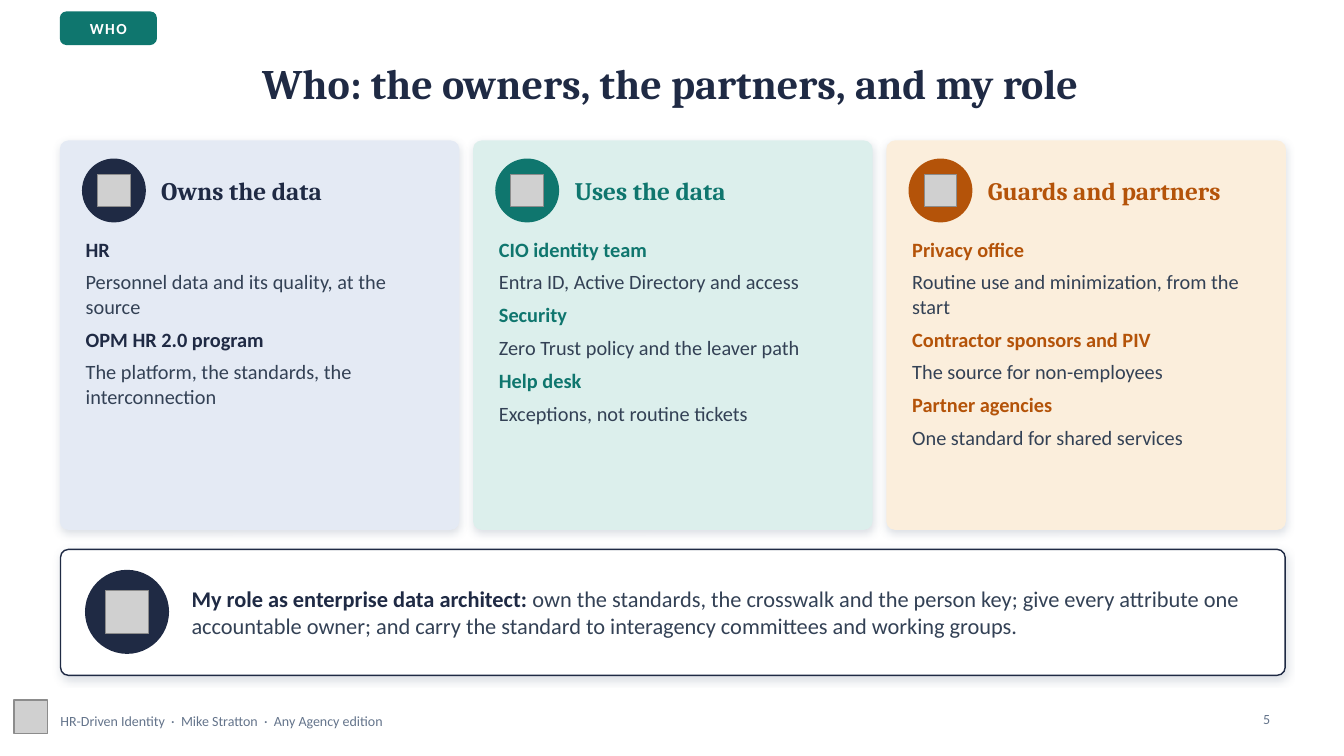
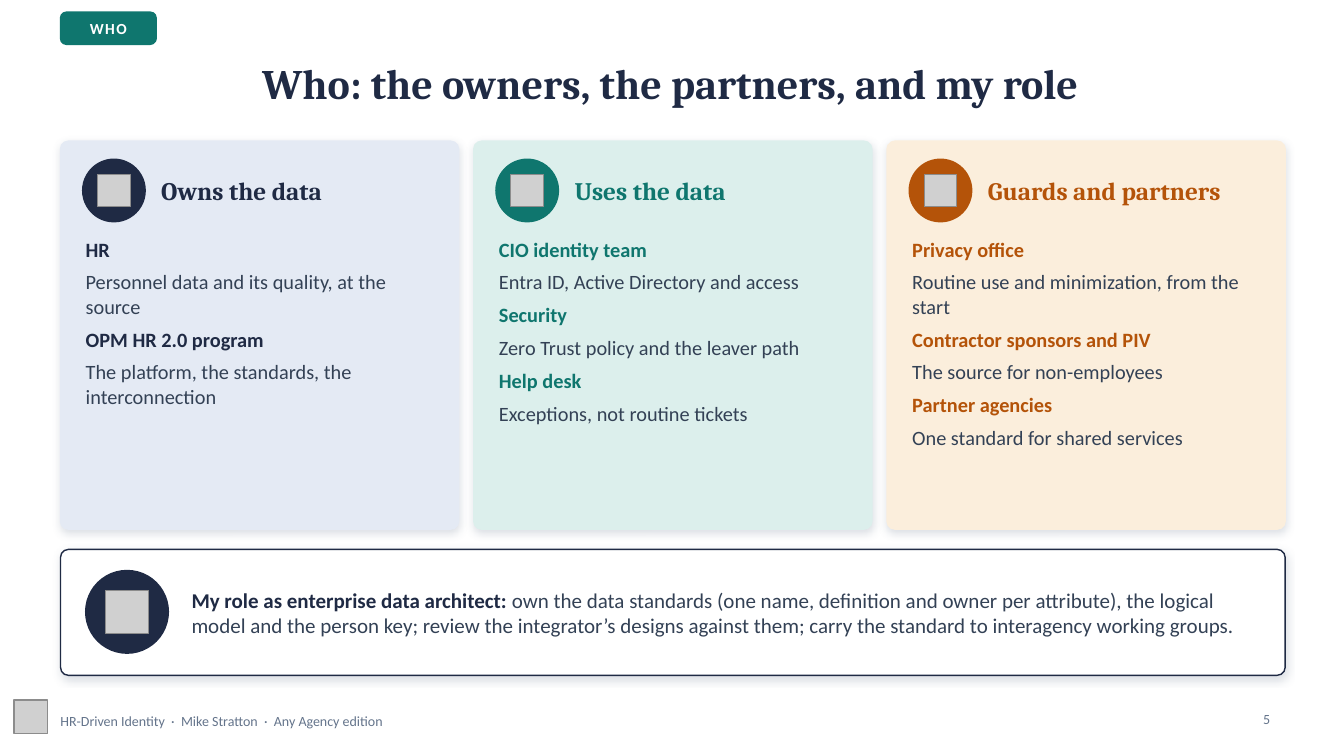
Before and after one commit to WhalerMike/modernization-workbook, a slide deck: slide 5 of presentations/hr-driven-identity-interview/HR_Driven_Identity_Exec_AnyAgency_Narrated.pptx. Drawn at 1344x756 pixels with LibreOffice and Linux fonts; fonts in the diff are those of the drawing; grey boxes stand for pictures; background and template pictures are left out. Boxes give left, top, right and bottom in pixels: in the first picture for what was removed or moved away, otherwise in the second. Text is boxed around its words. In the diff, an @@ line names an element or a change of style, - is before the commit and + after.

```diff
--- a/presentations/hr-driven-identity-interview/HR_Driven_Identity_Exec_AnyAgency_Narrated.pptx
+++ b/presentations/hr-driven-identity-interview/HR_Driven_Identity_Exec_AnyAgency_Narrated.pptx
@@ text at (192, 593, 1233, 637): text changed; size 16 to 15 pt @@
-My role as enterprise data architect: own the standards, the crosswalk and the person key; give every attribute one accountable owner; and carry the standard to interagency committees and working groups.
+My role as enterprise data architect: own the data standards (one name, definition and owner per attribute), the logical model and the person key; review the integrator’s designs against them; carry the standard to interagency working groups.
```
Also in this commit, not shown: 4 other slides changed, 2 slides added, 46 other files.
